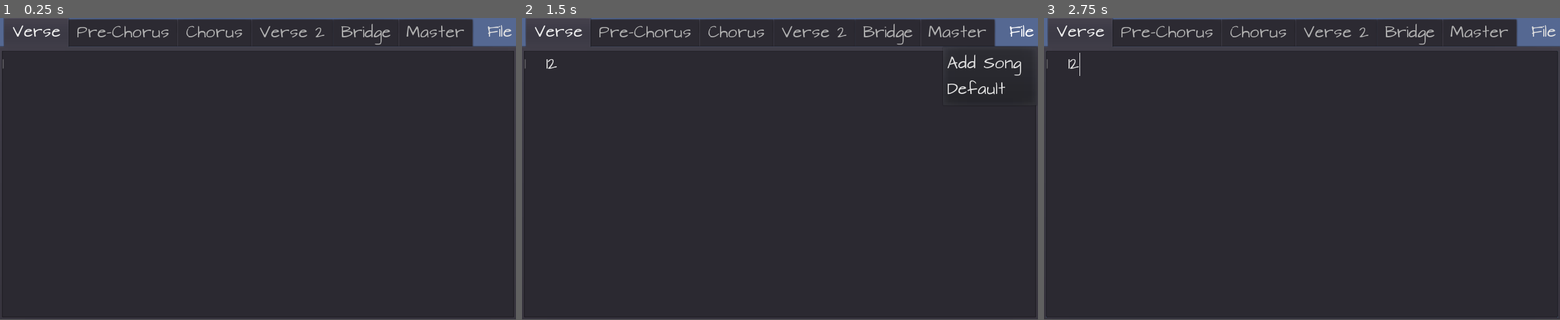
Above: before the commit, frames 1-3 (left to right).
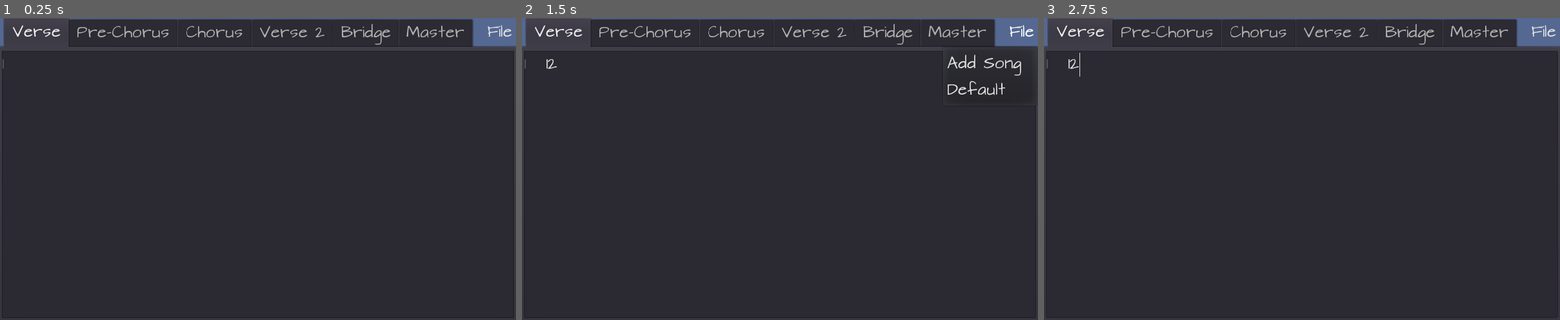
Above: after the commit, the same moments.

Repository: Aether-Interactive-Studios/Songwriter
Game: Godot game, scene res://Scenes/Main.tscn
Same seed, same stepped clock (60 frames per second), same inputs: the game is played once before the commit and once after it.
Inputs (mouse positions are in pixels of both pictures, inside the frame that each line leads up to):
- Up to frame 1 (0.25 s): no input
- Up to frame 2 (1.5 s): click (780, 184) at 0.52 s; type "12" at 0.6 s; click "File" at 1.25 s
- Up to frame 3 (2.75 s): click "File" at 2 s
In our replay, the window is 800x468 before the commit and 800x469 after it. These sizes can differ from the game's own. Grey fills any space a smaller window leaves; there, only what the larger window draws over its background counts as a difference.

The runs differ from the first frame. In frame 1, 0.4% of the frame differs, in the area x 0-100%, y 3-100%; in frame 2, 0.5%; in frame 3, 0.2%.

Commit message:
Rebuilt project
Project build complete and ready for release.

Diff:
--- a/Scenes/Main.tscn
+++ b/Scenes/Main.tscn
@@ -107,10 +107,9 @@
 smooth_scrolling = true
 
 [node name="MenuButton" type="MenuButton" parent="."]
-anchor_left = 0.936
-anchor_right = 0.936
-margin_left = -0.46405
-margin_right = 65.5359
+anchor_right = 0.713
+margin_left = 958.0
+margin_right = 293.888
 margin_bottom = 55.0
 text = "File"
 __meta__ = {
--- a/project.godot
+++ b/project.godot
@@ -17,13 +17,15 @@
 
 config/name="Text Edit"
 run/main_scene="res://Scenes/Main.tscn"
+config/use_custom_user_dir=true
+config/custom_user_dir_name="Aether/Songwriter"
 boot_splash/image="res://Art/aetherinteractivebrand.png"
 config/icon="res://icon.png"
 
 [display]
 
 window/stretch/mode="2d"
-window/stretch/aspect="keep_height"
+window/stretch/aspect="expand"
 
 [rendering]
 
Not shown, changed: Builds/Win/Songwriter.exe
Not shown, changed: Builds/Win/Songwriter.pck
